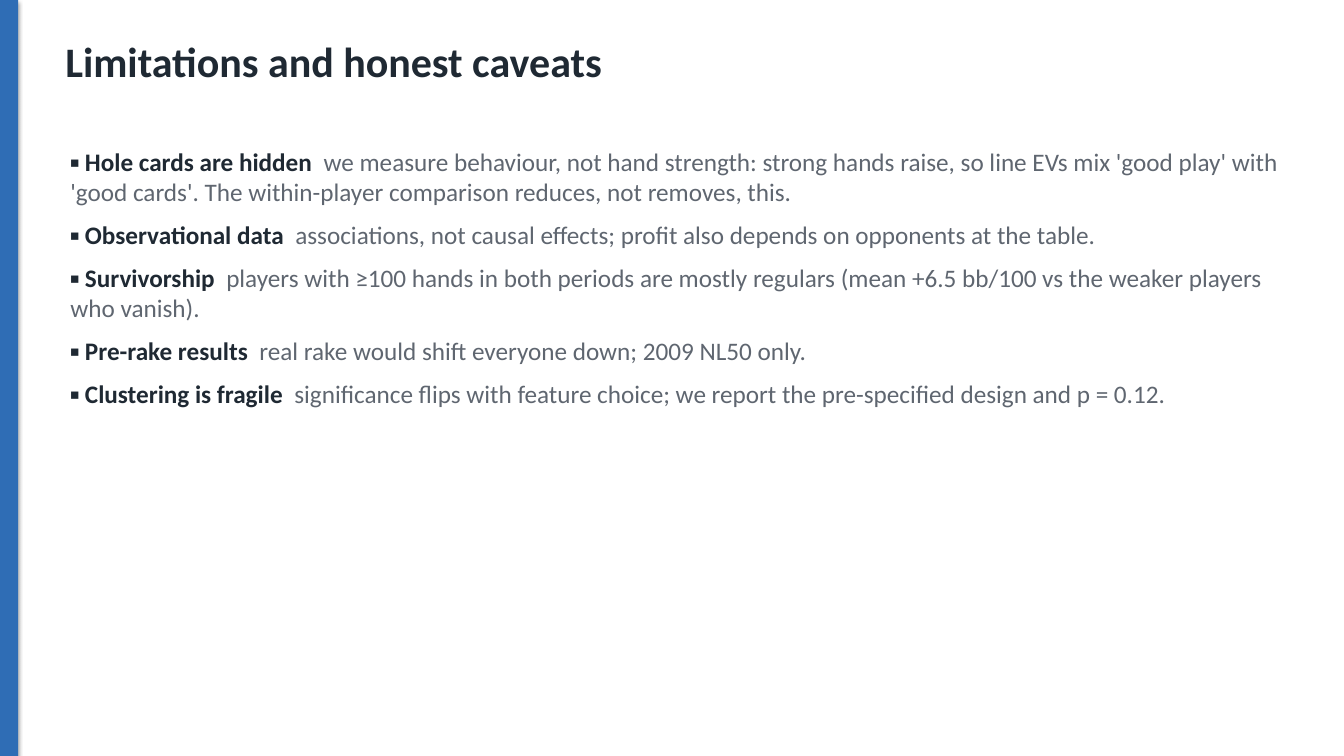
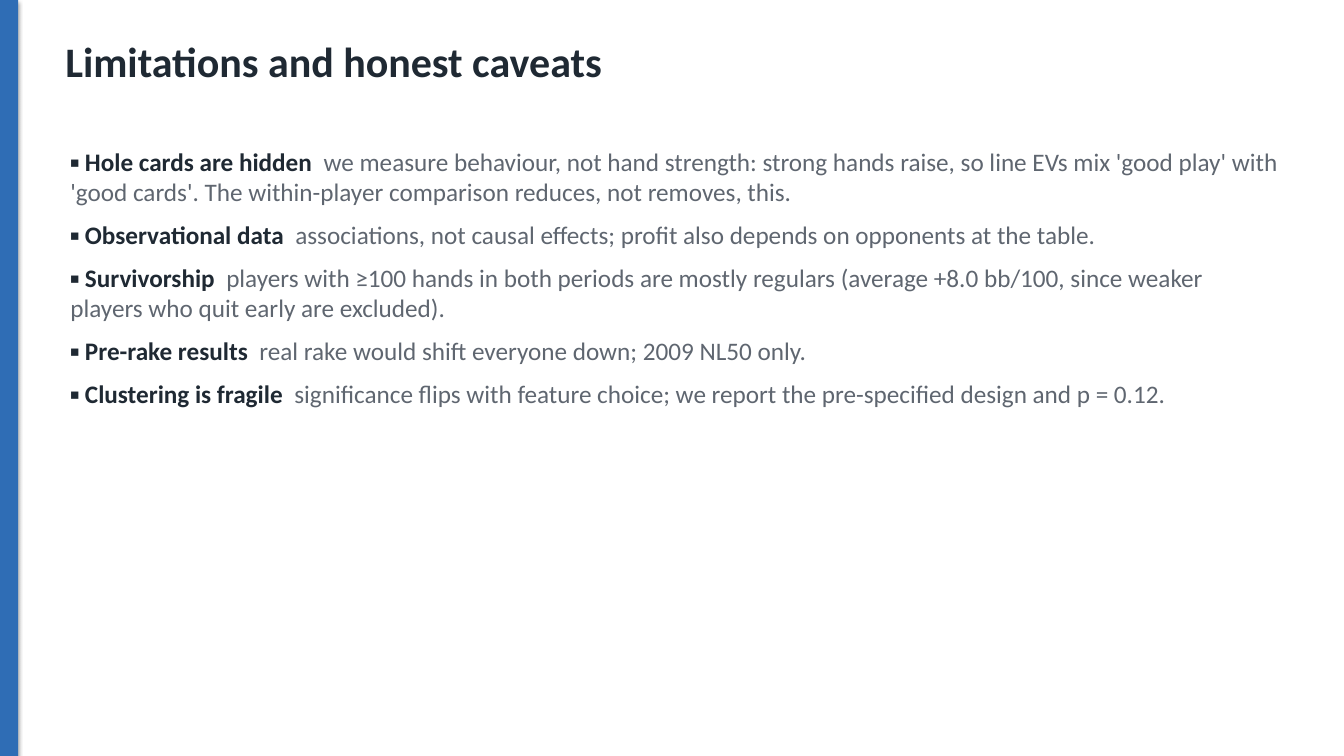
Before and after one commit to noahpi965/cs513-final-project-texas-poker, a slide deck: slide 11 of Texas_Holdem_Final_Presentation.pptx. Drawn at 1344x756 pixels with LibreOffice and Linux fonts; fonts in the diff are those of the drawing. Boxes give left, top, right and bottom in pixels: in the first picture for what was removed or moved away, otherwise in the second. Text is boxed around its words. In the diff, an @@ line names an element or a change of style, - is before the commit and + after.

```diff
--- a/Texas_Holdem_Final_Presentation.pptx
+++ b/Texas_Holdem_Final_Presentation.pptx
@@ text at <box>70,269,1202,321</box>: text changed @@
-▪ Survivorship players with ≥100 hands in both periods are mostly regulars (mean +6.5 bb/100 vs the weaker players who vanish).
+▪ Survivorship players with ≥100 hands in both periods are mostly regulars (average +8.0 bb/100, since weaker players who quit early are excluded).
```
Also in this commit, not shown: 4 other slides changed, 1 slide added, 2 other files.
